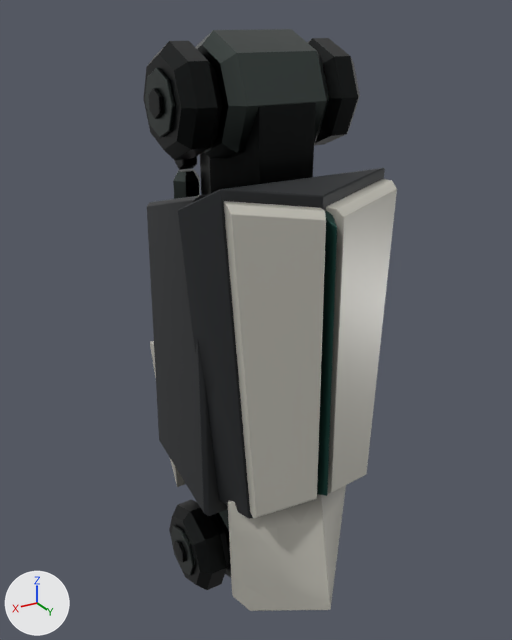
The glTF model assets/export/models/frame.leg.glb, before and after one commit.
One viewpoint serves both versions: a 50 mm lens placed at (3.03, 5.08, 2.7), pointed at (-0.03, -0.01, 0.16). The axes (+X, +Y, +Z) are drawn at lower left. The lights are the same throughout. The older version comes first. Vertices at exactly the same position are counted once.
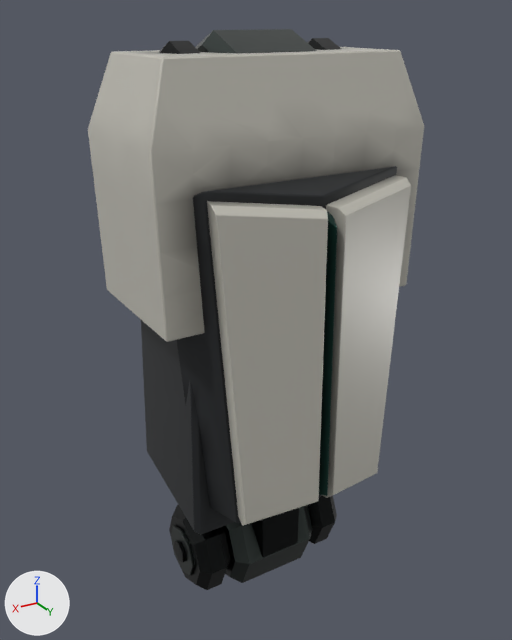
Where the change shows, as pixel boxes [x1, y1, x2, y2] in the pictures (512 x 640 px; the box of a moved part takes in the faces that stretch with it):
'Mesh_0', reshaped (32% wider)
    before: [143, 29, 397, 611]
    after: [88, 29, 424, 590]
part 1 of me_mesh_0, rebuilt
    before: [147, 194, 228, 516]
    after: [141, 320, 234, 535]
part 2 of me_mesh_0, added
    after: [88, 47, 424, 342]
part 3 of me_mesh_0, deleted
    before: [228, 485, 346, 611]
part 4 of me_mesh_0, moved or reshaped
    before: [178, 168, 397, 519]
    after: [177, 166, 411, 526]
part 5 of me_mesh_0, built on (mostly hidden)
    before: [150, 341, 186, 487]
part 6 of me_mesh_0, recoloured
    before: [143, 45, 397, 577]
    after: [159, 45, 410, 583]

Patch to the scene script:
```diff
--- a/assets/export/models/frame.leg.glb.py
+++ b/assets/export/models/frame.leg.glb.py
@@ me_mesh_0 @@
 # used by ob_mesh_0; location = (0.0, 0.0, 0.0)
-me_mesh_0.from_pydata(...)  # 5457 vertices, 10746 faces; spans x -0.9..0.9, y -1.2..1.32, z -2.6..2.6
+me_mesh_0.from_pydata(...)  # 5689 vertices, 11214 faces; spans x -1.2..1.2, y -0.78..1.19, z -2.6..2.6
+# me_mesh_0 part 1: the loose piece of 419 vertices spanning x 0.5..0.8, y -0.5..0.5, z -1.37..1.5 is rebuilt with 462 vertices and now spans x 0.48..0.92, y -0.55..0.55, z -1.5..1.5
+# me_mesh_0 part 2: a new loose piece of 480 vertices spanning x -1.2..1.2, y -0.55..0.7, z 0.5..2.45, in mat_armor
+# me_mesh_0 part 3: the loose piece of 165 vertices spanning x -0.65..0.65, y 0.45..1.32, z -2.55..-1.0 is deleted
+# me_mesh_0 part 4: 733 vertices moved from x -0.9..0.89, y 0.42..1.15, z -1.25..1.6 to x -1.05..0.87, y 0.42..1.18, z -1.25..1.6; 272 vertices removed from x -0.89..0.9, y 0.42..1.15, z -1.25..1.6; 273 vertices added at x -1.03..1.05, y 0.42..1.17, z -1.25..1.6
+# me_mesh_0 part 5: 1 vertex moved within x 0.28, y -0.63, z -1.7; 170 vertices removed from x -0.72..0.72, y -1.2..-0.5, z -1.75..-0.13
+# me_mesh_0 part 6: 4386 kept faces spanning x -1.05..0.87, y -0.78..1.19, z -2.6..2.6 get new vertex colours; the middle colour goes from grey #a8a8a8 to grey #a5a5a5
+# other edits to the shape of me_mesh_0 do not show in these pictures
 me_mesh_0.materials.append(mat_armor)
```
